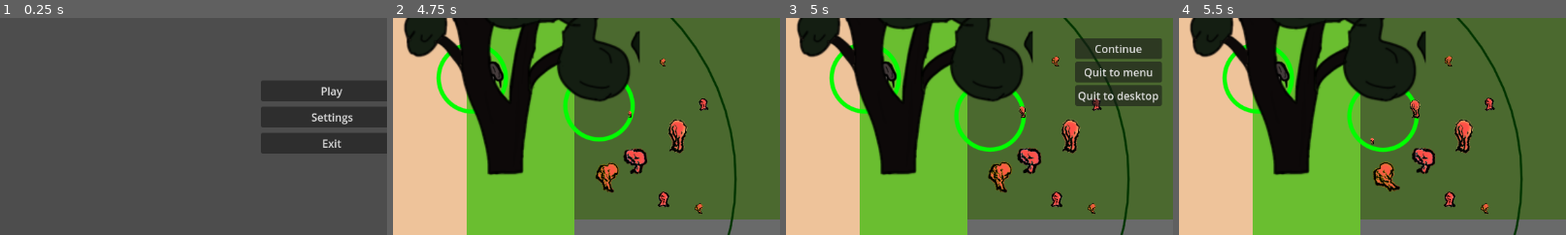
Above: before the commit, frames 1-4 (left to right).
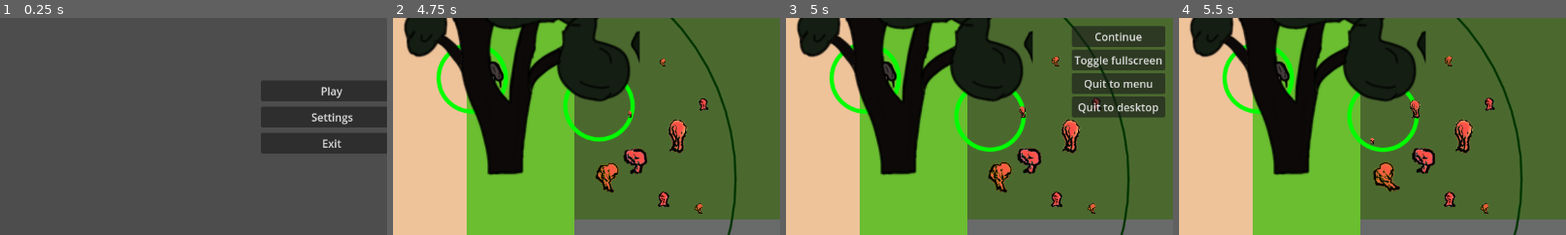
Above: after the commit, the same moments.

Repository: carcinizer/slavic-2025
Game: Godot game, scene res://scenes/main_menu.tscn
The game is run twice, just before and just after one commit, with the same random seed, the same clock (stepped at 60 frames per second) and the same inputs.
Inputs:
- Up to frame 1 (0.25 s): no input
- Up to frame 2 (4.75 s): click "Play" at 0.5 s; tap Enter at 1.25 s; hold Right (right1) 1.28-2.03 s; tap S (down2) at 1.35, 4.35 s; hold Down (down1) 2.03-2.78 s; tap A (left2) at 2.1 s; hold Right (right1) 2.78-3.53 s; tap D (right2) at 2.85 s; hold Up (up1) 3.53-4.28 s; tap W (up2) at 3.6 s; hold Left (left1) from 4.28 s (still down)
- Up to frame 3 (5 s): keep holding Left (left1); tap Escape (pause) at 4.9 s
- Up to frame 4 (5.5 s): release Left (left1) at 5 s; click "Continue" at 5 s
The pictures show only the part of the screen within x 7-57%, y 38-88%; the shares and areas given below are measured in that part.

Frames 1-2 are identical in both runs. In frame 3, 5.7% of the frame differs, in the area x 73-98%, y 3-46%; in frame 4, nothing differs.

Commit message:
Add fullscreen functionality

Diff:
--- a/project.godot
+++ b/project.godot
@@ -72,3 +72,8 @@
 "events": [Object(InputEventKey,"resource_local_to_scene":false,"resource_name":"","device":-1,"window_id":0,"alt_press …(195 unchanged characters)…
 ]
 }
+fullscreen={
+"deadzone": 0.2,
+"events": [Object(InputEventKey,"resource_local_to_scene":false,"resource_name":"","device":-1,"window_id":0,"alt_pressed":false,"shift_pressed":false,"ctrl_pressed":false,"meta_pressed":false,"pressed":false,"keycode":0,"physical_keycode":4194342,"key_label":0,"unicode":0,"location":0,"echo":false,"script":null)
+]
+}
--- a/scenes/pause_menu.tscn
+++ b/scenes/pause_menu.tscn
@@ -22,6 +22,10 @@
 layout_mode = 2
 text = "Continue"
 
+[node name="ToggleFullScreen" type="Button" parent="VBoxContainer"]
+layout_mode = 2
+text = "Toggle fullscreen"
+
 [node name="QuitToMenu" type="Button" parent="VBoxContainer"]
 layout_mode = 2
 text = "Quit to menu"
@@ -31,5 +35,6 @@
 text = "Quit to desktop"
 
 [connection signal="pressed" from="VBoxContainer/Continue" to="." method="_on_continue_pressed"]
+[connection signal="pressed" from="VBoxContainer/ToggleFullScreen" to="." method="_on_toggle_full_screen_pressed"]
 [connection signal="pressed" from="VBoxContainer/QuitToMenu" to="." method="_on_quit_to_menu_pressed"]
 [connection signal="pressed" from="VBoxContainer/QuitToDesktop" to="." method="_on_quit_to_desktop_pressed"]
--- a/scenes/settings_menu.tscn
+++ b/scenes/settings_menu.tscn
@@ -19,62 +19,65 @@
 grow_horizontal = 2
 grow_vertical = 2
 
-[node name="TabContainer" type="TabContainer" parent="PanelContainer"]
-layout_mode = 2
-tab_alignment = 1
-current_tab = 0
-
-[node name="KeybindsTab" type="PanelContainer" parent="PanelContainer/TabContainer"]
-layout_mode = 2
-metadata/_tab_index = 0
-
-[node name="Scroll" type="ScrollContainer" parent="PanelContainer/TabContainer/KeybindsTab"]
+[node name="All" type="HBoxContainer" parent="PanelContainer"]
 layout_mode = 2
 
-[node name="VBox" type="VBoxContainer" parent="PanelContainer/TabContainer/KeybindsTab/Scroll"]
+[node name="KeybindingsScroll" type="ScrollContainer" parent="PanelContainer/All"]
+layout_mode = 2
+size_flags_horizontal = 3
+
+[node name="VBox" type="VBoxContainer" parent="PanelContainer/All/KeybindingsScroll"]
 layout_mode = 2
 size_flags_horizontal = 3
 size_flags_vertical = 3
 
-[node name="Players" type="VBoxContainer" parent="PanelContainer/TabContainer/KeybindsTab/Scroll/VBox"]
+[node name="Label" type="Label" parent="PanelContainer/All/KeybindingsScroll/VBox"]
+layout_mode = 2
+text = "Keybindings"
+horizontal_alignment = 1
+
+[node name="HSeparator" type="HSeparator" parent="PanelContainer/All/KeybindingsScroll/VBox"]
 layout_mode = 2
 
-[node name="AddPlayer" type="Button" parent="PanelContainer/TabContainer/KeybindsTab/Scroll/VBox"]
+[node name="Players" type="VBoxContainer" parent="PanelContainer/All/KeybindingsScroll/VBox"]
+layout_mode = 2
+
+[node name="AddPlayer" type="Button" parent="PanelContainer/All/KeybindingsScroll/VBox"]
 layout_mode = 2
 text = "Add player"
 
-[node name="Video" type="PanelContainer" parent="PanelContainer/TabContainer"]
-visible = false
+[node name="AudioMarginContainer" type="MarginContainer" parent="PanelContainer/All"]
 layout_mode = 2
-metadata/_tab_index = 1
+size_flags_horizontal = 3
+theme_override_constants/margin_left = 40
+theme_override_constants/margin_top = 40
+theme_override_constants/margin_right = 40
+theme_override_constants/margin_bottom = 40
 
-[node name="Audio" type="PanelContainer" parent="PanelContainer/TabContainer"]
-visible = false
+[node name="AudioSliderContainer" type="VBoxContainer" parent="PanelContainer/All/AudioMarginContainer"]
 layout_mode = 2
-metadata/_tab_index = 2
+size_flags_vertical = 0
 
-[node name="AudioMarginContainer" type="MarginContainer" parent="PanelContainer/TabContainer/Audio"]
+[node name="Label" type="Label" parent="PanelContainer/All/AudioMarginContainer/AudioSliderContainer"]
 layout_mode = 2
-theme_override_constants/margin_left = 300
-theme_override_constants/margin_top = 100
-theme_override_constants/margin_right = 300
-theme_override_constants/margin_bottom = 150
+text = "Audio"
+horizontal_alignment = 1
 
-[node name="AudioSliderContainer" type="VBoxContainer" parent="PanelContainer/TabContainer/Audio/AudioMarginContainer"]
+[node name="HSeparator" type="HSeparator" parent="PanelContainer/All/AudioMarginContainer/AudioSliderContainer"]
 layout_mode = 2
 
-[node name="MasterVolumeContainer" type="HBoxContainer" parent="PanelContainer/TabContainer/Audio/AudioMarginContainer/AudioSliderContainer"]
+[node name="MasterVolumeContainer" type="HBoxContainer" parent="PanelContainer/All/AudioMarginContainer/AudioSliderContainer"]
 layout_mode = 2
 size_flags_vertical = 3
 
-[node name="MasterVolumeLabel" type="Label" parent="PanelContainer/TabContainer/Audio/AudioMarginContainer/AudioSliderContainer/MasterVolumeContainer"]
+[node name="MasterVolumeLabel" type="Label" parent="PanelContainer/All/AudioMarginContainer/AudioSliderContainer/MasterVolumeContainer"]
 layout_mode = 2
 size_flags_horizontal = 3
 size_flags_stretch_ratio = 0.3
 text = "Master:"
 horizontal_alignment = 1
 
-[node name="MasterVolumeSlider" type="HSlider" parent="PanelContainer/TabContainer/Audio/AudioMarginContainer/AudioSliderContainer/MasterVolumeContainer"]
+[node name="MasterVolumeSlider" type="HSlider" parent="PanelContainer/All/AudioMarginContainer/AudioSliderContainer/MasterVolumeContainer"]
 layout_mode = 2
 size_flags_horizontal = 3
 size_flags_vertical = 6
@@ -82,18 +85,18 @@
 tick_count = 20
 ticks_on_borders = true
 
-[node name="MusicVolumeContainer2" type="HBoxContainer" parent="PanelContainer/TabContainer/Audio/AudioMarginContainer/AudioSliderContainer"]
+[node name="MusicVolumeContainer2" type="HBoxContainer" parent="PanelContainer/All/AudioMarginContainer/AudioSliderContainer"]
 layout_mode = 2
 size_flags_vertical = 3
 
-[node name="MusicVolumeLabel" type="Label" parent="PanelContainer/TabContainer/Audio/AudioMarginContainer/AudioSliderContainer/MusicVolumeContainer2"]
+[node name="MusicVolumeLabel" type="Label" parent="PanelContainer/All/AudioMarginContainer/AudioSliderContainer/MusicVolumeContainer2"]
 layout_mode = 2
 size_flags_horizontal = 3
 size_flags_stretch_ratio = 0.3
 text = "Music:"
 horizontal_alignment = 1
 
-[node name="MusicVolumeSlider" type="HSlider" parent="PanelContainer/TabContainer/Audio/AudioMarginContainer/AudioSliderContainer/MusicVolumeContainer2"]
+[node name="MusicVolumeSlider" type="HSlider" parent="PanelContainer/All/AudioMarginContainer/AudioSliderContainer/MusicVolumeContainer2"]
 layout_mode = 2
 size_flags_horizontal = 3
 size_flags_vertical = 6
@@ -101,18 +104,18 @@
 tick_count = 20
 ticks_on_borders = true
 
-[node name="SFXVolumeContainer3" type="HBoxContainer" parent="PanelContainer/TabContainer/Audio/AudioMarginContainer/AudioSliderContainer"]
+[node name="SFXVolumeContainer3" type="HBoxContainer" parent="PanelContainer/All/AudioMarginContainer/AudioSliderContainer"]
 layout_mode = 2
 size_flags_vertical = 3
 
-[node name="SFXVolumeLabel" type="Label" parent="PanelContainer/TabContainer/Audio/AudioMarginContainer/AudioSliderContainer/SFXVolumeContainer3"]
+[node name="SFXVolumeLabel" type="Label" parent="PanelContainer/All/AudioMarginContainer/AudioSliderContainer/SFXVolumeContainer3"]
 layout_mode = 2
 size_flags_horizontal = 3
 size_flags_stretch_ratio = 0.3
 text = "SFX:"
 horizontal_alignment = 1
 
-[node name="SFXVolumeSlider" type="HSlider" parent="PanelContainer/TabContainer/Audio/AudioMarginContainer/AudioSliderContainer/SFXVolumeContainer3"]
+[node name="SFXVolumeSlider" type="HSlider" parent="PanelContainer/All/AudioMarginContainer/AudioSliderContainer/SFXVolumeContainer3"]
 layout_mode = 2
 size_flags_horizontal = 3
 size_flags_vertical = 6
@@ -120,11 +123,24 @@
 tick_count = 20
 ticks_on_borders = true
 
+[node name="Label2" type="Label" parent="PanelContainer/All/AudioMarginContainer/AudioSliderContainer"]
+layout_mode = 2
+text = "Video"
+horizontal_alignment = 1
+
+[node name="HSeparator2" type="HSeparator" parent="PanelContainer/All/AudioMarginContainer/AudioSliderContainer"]
+layout_mode = 2
+
+[node name="Button" type="Button" parent="PanelContainer/All/AudioMarginContainer/AudioSliderContainer"]
+layout_mode = 2
+text = "Toggle fullscreen"
+
 [node name="Return" type="Button" parent="PanelContainer"]
 layout_mode = 2
 size_flags_horizontal = 8
 size_flags_vertical = 0
 text = "Return"
 
-[connection signal="pressed" from="PanelContainer/TabContainer/KeybindsTab/Scroll/VBox/AddPlayer" to="." method="_on_add_player_pressed"]
+[connection signal="pressed" from="PanelContainer/All/KeybindingsScroll/VBox/AddPlayer" to="." method="_on_add_player_pressed"]
+[connection signal="pressed" from="PanelContainer/All/AudioMarginContainer/AudioSliderContainer/Button" to="." method="_on_button_pressed"]
 [connection signal="pressed" from="PanelContainer/Return" to="." method="_on_return_pressed"]
--- a/src/global/glob.gd
+++ b/src/global/glob.gd
@@ -6,6 +6,9 @@
 @onready var settings: Settings = load("user://settings.tres")
 
 func _ready() -> void:
+	# update fullscreen
+	(func(): settings.fullscreen = settings.fullscreen).call_deferred()
+
 	BUS.players_changed.connect(refresh_players)
 
 	if settings == null: # No save file
@@ -37,6 +40,11 @@
 
 	refresh_players()
 
+
+func _process(delta: float) -> void:
+	if Input.is_action_just_pressed("fullscreen"):
+		GLOB.settings.fullscreen = not GLOB.settings.fullscreen
+
 func refresh_players():
 	ResourceSaver.save(settings)
 	for id in range(settings.player_settings.size()):
--- a/src/settings.gd
+++ b/src/settings.gd
@@ -2,6 +2,18 @@
 extends Resource
 
 @export var player_settings: Array[PlayerSettings] = []
+@export var fullscreen: bool = false:
+	set(new):
+		fullscreen = new
+		set_fullscreen.call_deferred()
+		if resource_path != "":
+			ResourceSaver.save(self)
+
+func set_fullscreen():
+	if fullscreen:
+		DisplayServer.window_set_mode(DisplayServer.WINDOW_MODE_FULLSCREEN)
+	else:
+		DisplayServer.window_set_mode(DisplayServer.WINDOW_MODE_WINDOWED)
 
 func is_keybinding_taken(event: InputEvent) -> bool:
 	return player_settings.any(
--- a/src/settings_menu.gd
+++ b/src/settings_menu.gd
@@ -11,13 +11,13 @@
 	BUS.players_changed.connect(update)
 
 func update():
-	for i in $PanelContainer/TabContainer/KeybindsTab/Scroll/VBox/Players.get_children():
+	for i in $PanelContainer/All/KeybindingsScroll/VBox/Players.get_children():
 		i.queue_free()
 
 	for i in range(GLOB.settings.player_settings.size()):
 		var player_controls = player_controls_scene.instantiate()
 		player_controls.player = i
-		$PanelContainer/TabContainer/KeybindsTab/Scroll/VBox/Players.add_child(player_controls)
+		$PanelContainer/All/KeybindingsScroll/VBox/Players.add_child(player_controls)
 		player_controls.refresh()
 
 func _on_back_button_pressed() -> void:
@@ -33,3 +33,7 @@
 func _on_return_pressed() -> void:
 	settings_menu_closed.emit()
 	queue_free()
+
+
+func _on_button_pressed() -> void:
+	GLOB.settings.fullscreen = not GLOB.settings.fullscreen
--- a/src/ui/pause_menu.gd
+++ b/src/ui/pause_menu.gd
@@ -13,3 +13,7 @@
 
 func _on_quit_to_desktop_pressed() -> void:
 	get_tree().quit()
+
+
+func _on_toggle_full_screen_pressed() -> void:
+	GLOB.settings.fullscreen = not GLOB.settings.fullscreen
